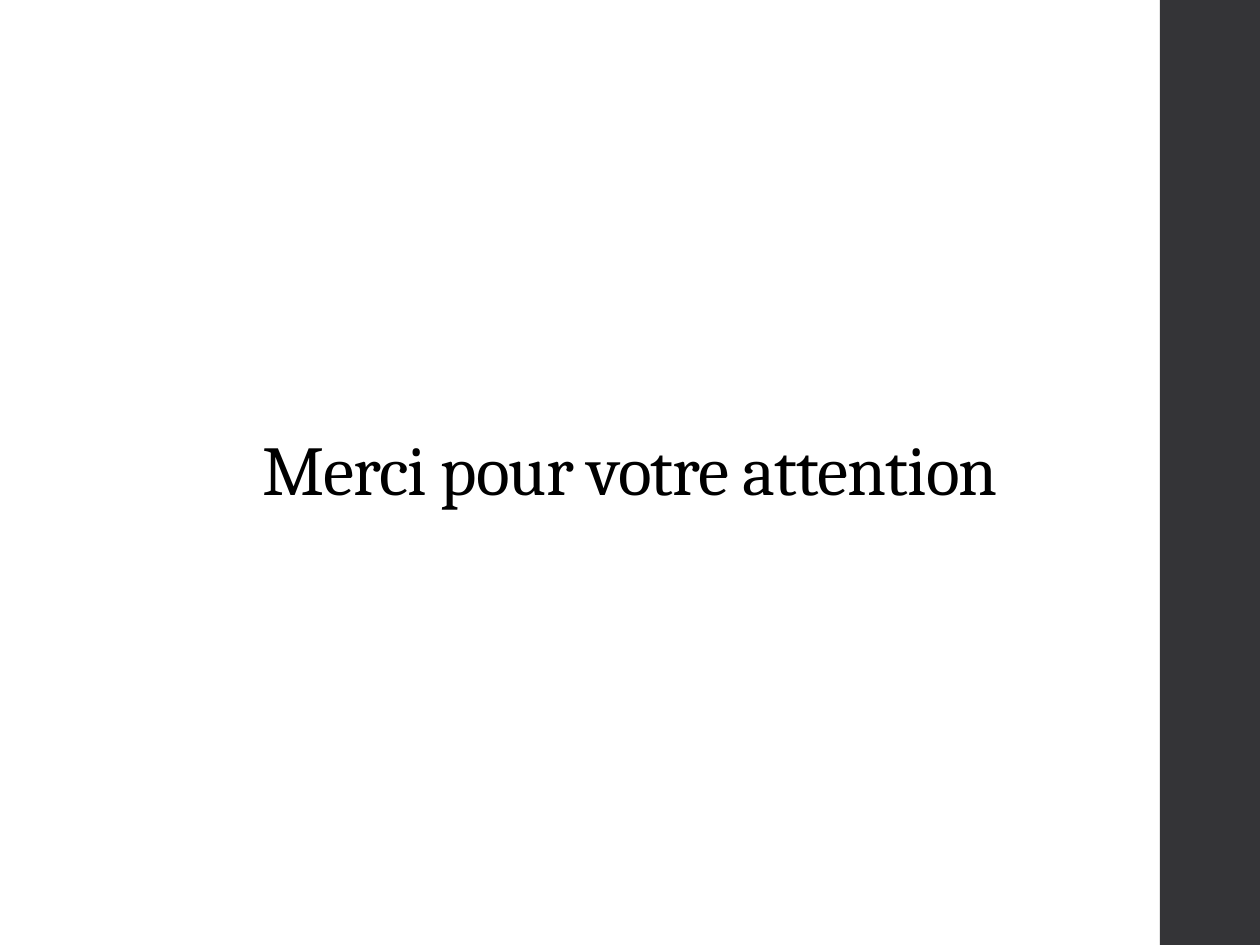
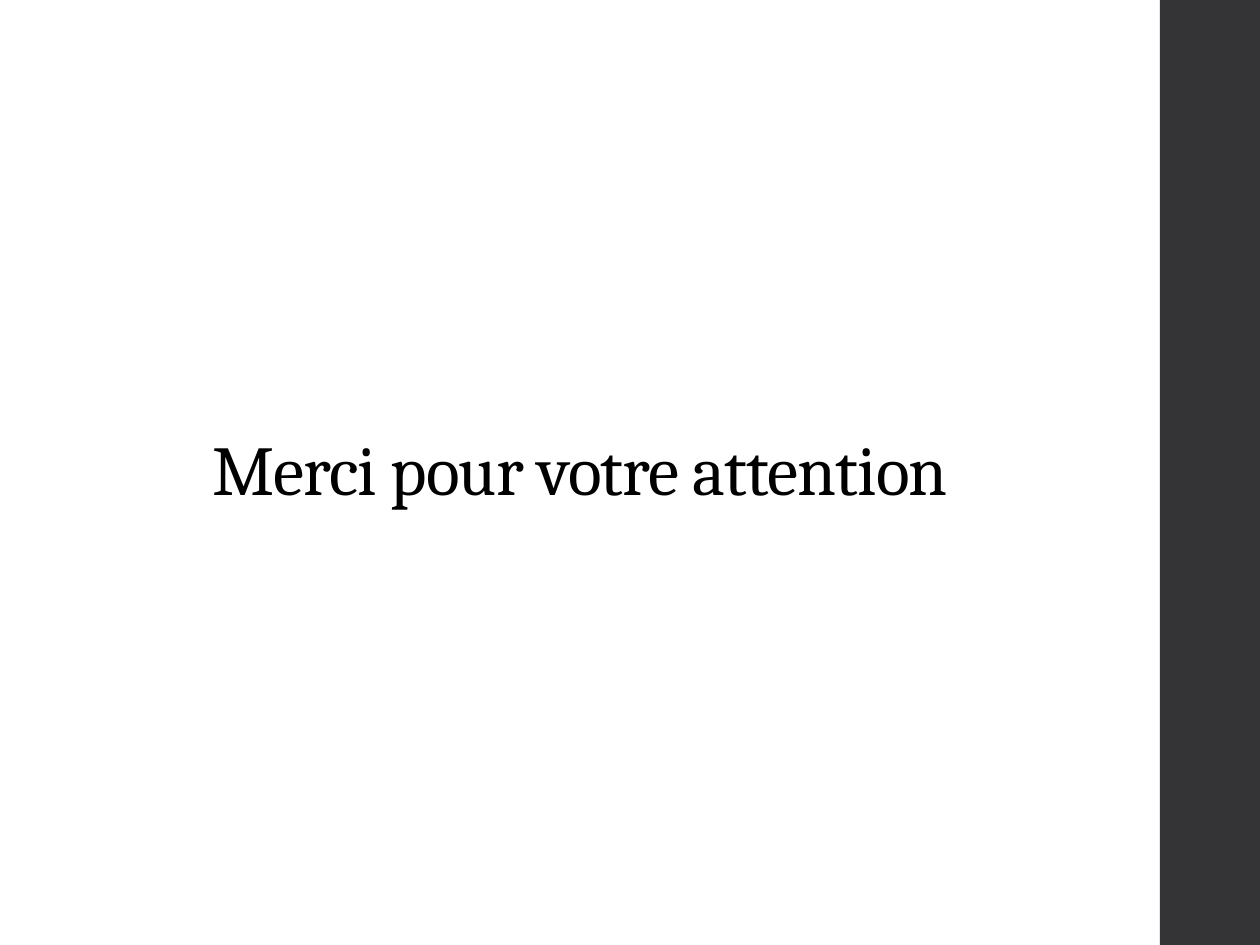
Before and after one commit to qwertyuu/Projet_fin_etudes_2016-2017, a slide deck: slide 22 of Gestion de projet/Présentations/PowerPoint.pptx (slide 23 before the commit). Drawn at 1260x945 pixels with LibreOffice and Linux fonts; fonts in the diff are those of the drawing. Boxes give left, top, right and bottom in pixels: in the first picture for what was removed or moved away, otherwise in the second. Text is boxed around its words. In the diff, an @@ line names an element or a change of style, - is before the commit and + after.

```diff
--- a/Gestion de projet/Présentations/PowerPoint.pptx
+++ b/Gestion de projet/Présentations/PowerPoint.pptx
@@ title "Merci pour votre attention": place and size @@
-title "Merci pour votre attention" at [262, 448, 998, 510]
+title "Merci pour votre attention" at [212, 448, 948, 510]
```
Also in this commit, not shown: 3 other slides changed, 1 slide added, 2 slides removed.
